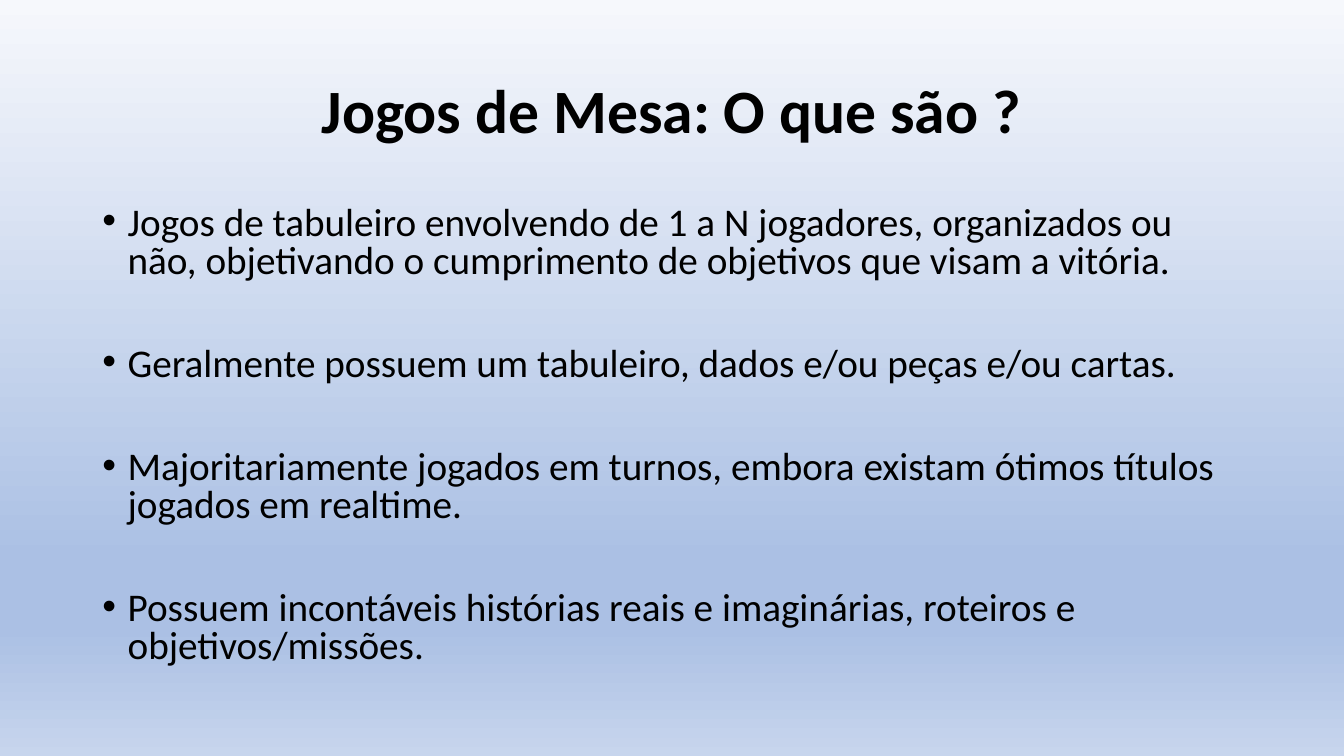
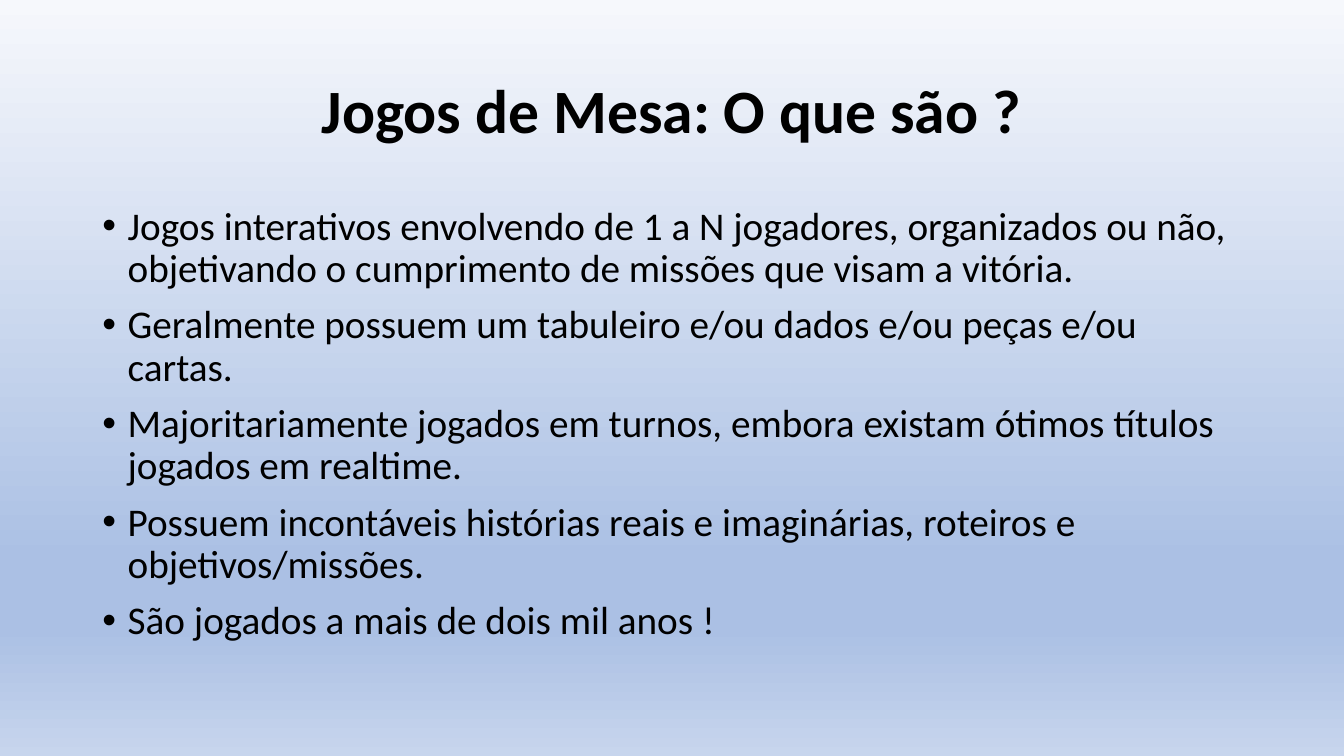
Before and after one commit to bprates10/banda-mestra-web, a slide deck: slide 2 of Banda Mestra Ap1.pptx. Drawn at 1344x756 pixels with LibreOffice and Linux fonts; fonts in the diff are those of the drawing. Boxes give left, top, right and bottom in pixels: in the first picture for what was removed or moved away, otherwise in the second. Text is boxed around its words. In the diff, an @@ line names an element or a change of style, - is before the commit and + after.

Commit message:
ajustes diversos e inclusao da grid de jogadores por evento

```diff
--- a/Banda Mestra Ap1.pptx
+++ b/Banda Mestra Ap1.pptx
@@ text at bbox=[128, 212, 1225, 382]: text changed @@
-• Jogos de tabuleiro envolvendo de 1 a N jogadores, organizados ou não, objetivando o cumprimento de objetivos que visam a vitória.
-• Geralmente possuem um tabuleiro, dados e/ou peças e/ou cartas.
+• Jogos interativos envolvendo de 1 a N jogadores, organizados ou não, objetivando o cumprimento de missões que visam a vitória.
+• Geralmente possuem um tabuleiro e/ou dados e/ou peças e/ou cartas.
@@ text at bbox=[128, 409, 1213, 585]: line spacing 0.8 to 0.9 @@
@@ text at bbox=[128, 606, 693, 641]: paragraph added @@
+• São jogados a mais de dois mil anos !
```
Also in this commit, not shown: 9 other slides changed, 6 slides added, 1 slide removed, 6 other files.
